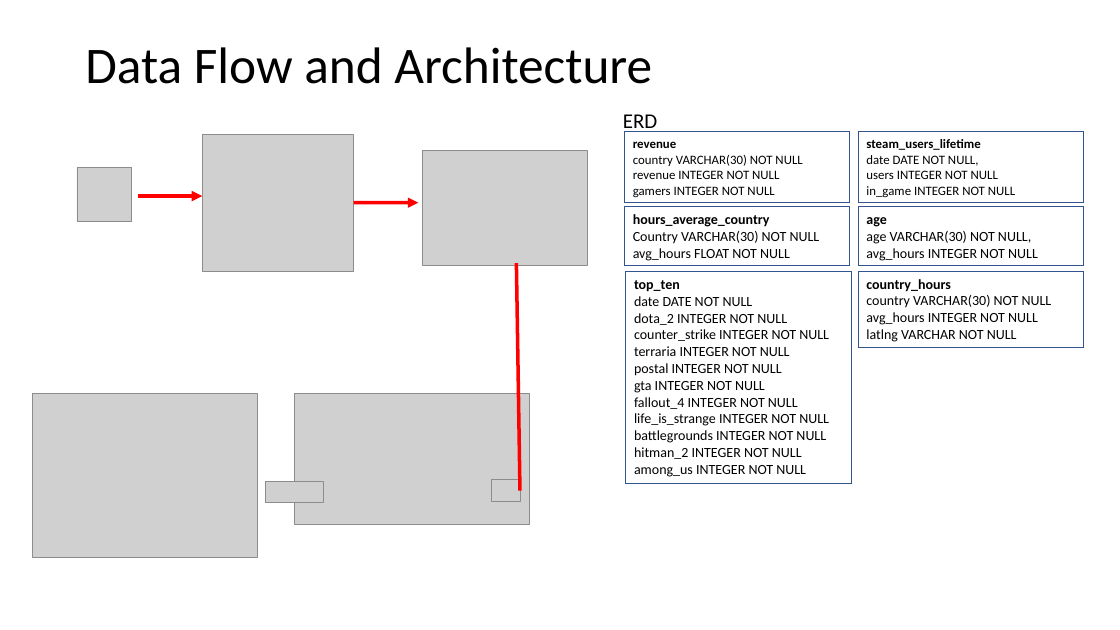
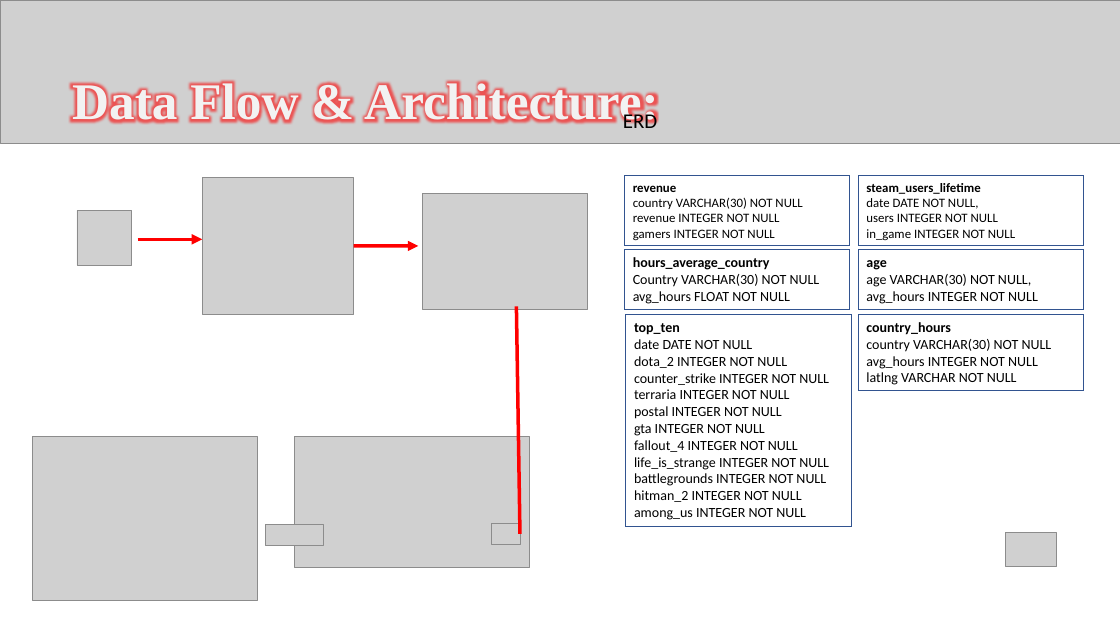
Before and after one commit to SBBoudreau/Project-2, a slide deck: slide 5 of powerpoint/Project 2-Group 5-Are You the Average Gamer.pptx (slide 4 before the commit). Drawn at 1120x630 pixels with LibreOffice and Linux fonts; fonts in the diff are those of the drawing; grey boxes stand for pictures. Boxes give left, top, right and bottom in pixels: in the first picture for what was removed or moved away, otherwise in the second. Text is boxed around its words. In the diff, an @@ line names an element or a change of style, - is before the commit and + after.

```diff
--- a/powerpoint/Project 2-Group 5-Are You the Average Gamer.pptx
+++ b/powerpoint/Project 2-Group 5-Are You the Average Gamer.pptx
@@ picture added at box(0, 1, 1120, 144) @@
@@ text "Data Flow & Architecture:" at box(72, 80, 658, 128): vertical alignment middle to top @@
@@ text at box(72, 80, 658, 128): text changed; font Calibri to Times New Roman; text colour #000000 to #F2F2F2; bold on @@
-Data Flow and Architecture
+Data Flow & Architecture:
@@ 7 pictures, 6 rectangles, 2 arrows, 1 line: place and size @@
-7 pictures, 6 rectangles, 2 arrows, 1 line at box(32, 132, 1084, 557)
+7 pictures, 6 rectangles, 2 arrows, 1 line at box(32, 175, 1084, 601)
@@ picture added at box(1007, 533, 1057, 566) @@
```
Also in this commit, not shown: 4 other slides changed, 2 slides added, 4 other files.
